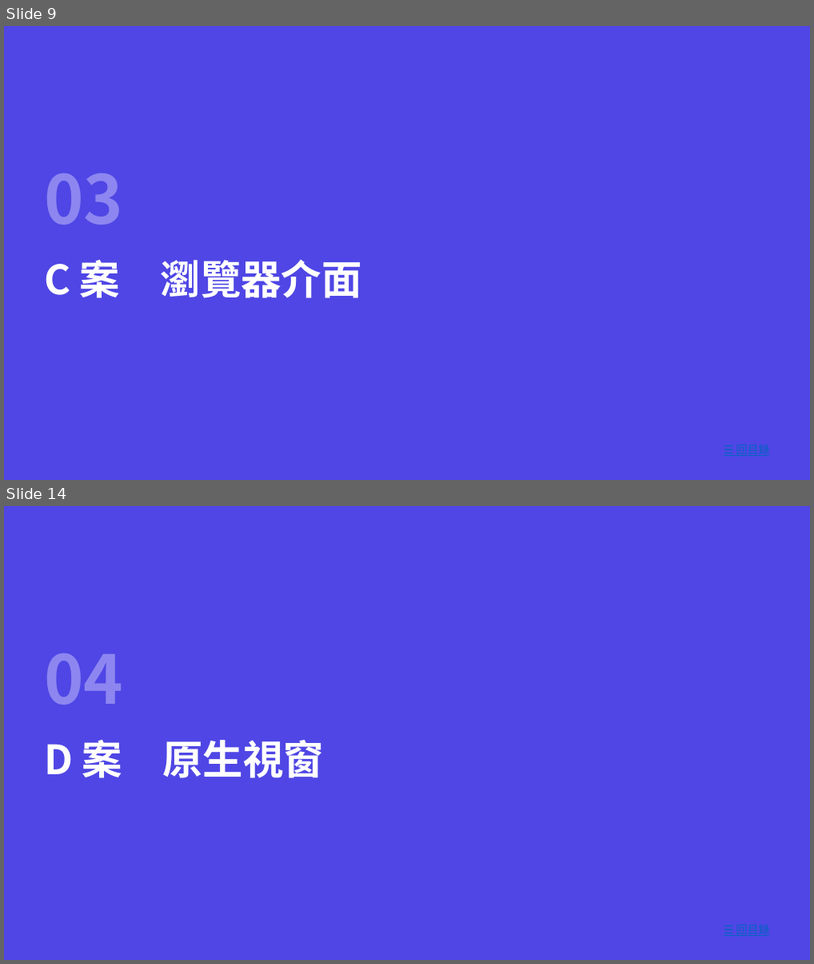
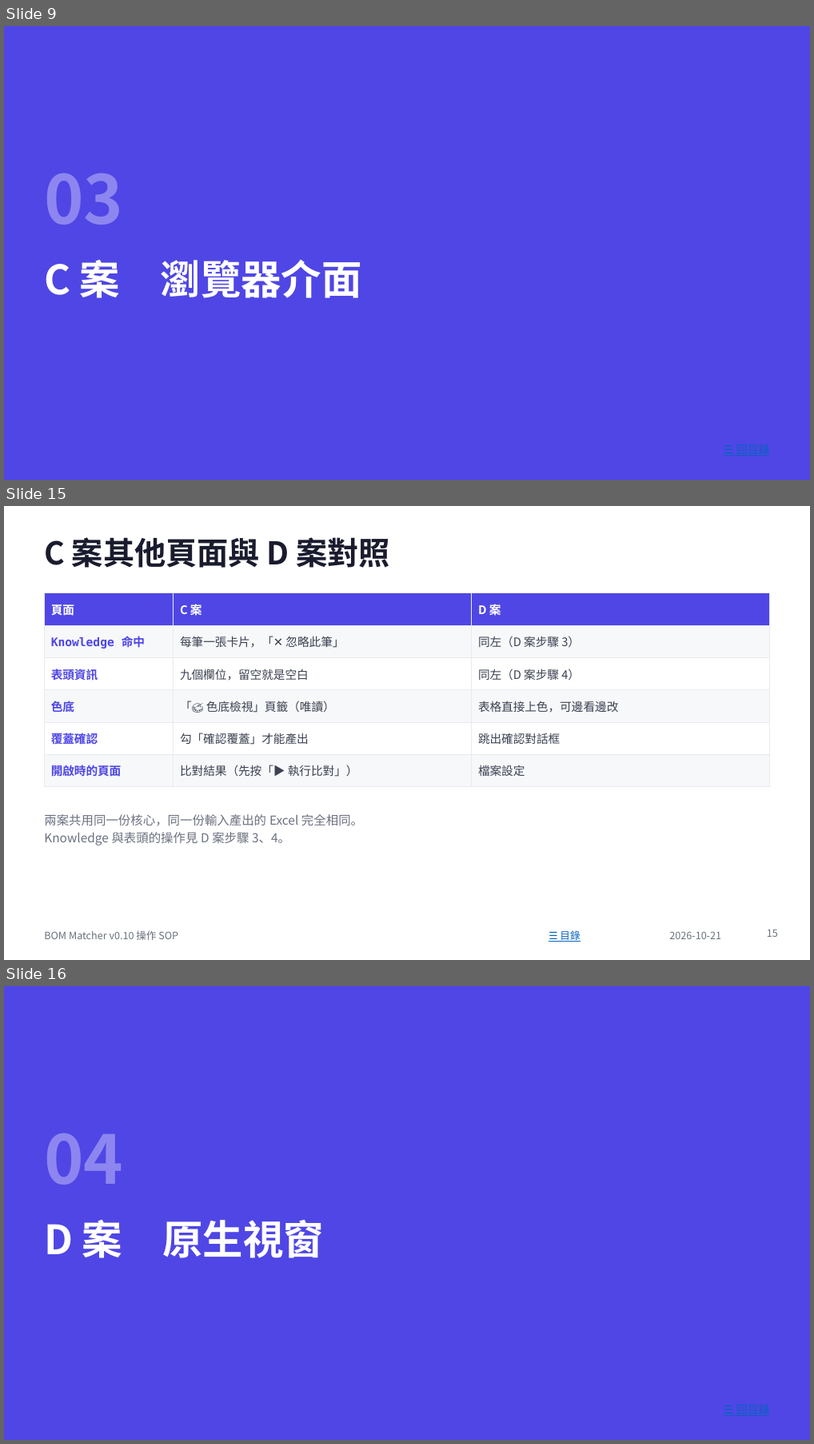
Before and after one commit to jenhochen/AI_BOM, a slide deck: docs/BOM_Matcher_v0.10_操作SOP.pptx. Shown one above the other, each under a label of ours: slides 9 and 14 before the commit, slides 9, 15 and 16 after it; the slides between them are not shown. The pictures are 814x964 and 814x1444 pixels, drawn with LibreOffice and Linux fonts; fonts in the diff are those of the drawing. Boxes give left, top, right and bottom in pixels: in the first picture for what was removed or moved away, otherwise in the second. Text is boxed around its words. In the diff, an @@ line names an element or a change of style, - is before the commit and + after.

```diff
--- a/docs/BOM_Matcher_v0.10_操作SOP.pptx
+++ b/docs/BOM_Matcher_v0.10_操作SOP.pptx
@@ slide 15 added at box(4, 506, 810, 960), background #FFFFFF @@
@@ text added at box(44, 537, 390, 568), 28 pt, text #1A1C2E, bold @@
+C 案其他頁面與 D 案對照
@@ table added at box(44, 593, 770, 780), 6 rows, 3 columns @@
+頁面 | C 案 | D 案
+Knowledge 命中 | 每筆一張卡片，「✕ 忽略此筆」 | 同左（D 案步驟 3）
+表頭資訊 | 九個欄位，留空就是空白 | 同左（D 案步驟 4）
+色底 | 「🎨 色底檢視」頁籤（唯讀） | 表格直接上色，可邊看邊改
+覆蓋確認 | 勾「確認覆蓋」才能產出 | 跳出確認對話框
+開啟時的頁面 | 比對結果（先按「▶ 執行比對」） | 檔案設定
@@ text added at box(44, 814, 363, 845), 11 pt, text #6B7180 @@
+兩案共用同一份核心，同一份輸入產出的 Excel 完全相同。
+Knowledge 與表頭的操作見 D 案步驟 3、4。
@@ text added at box(44, 930, 178, 940), 9 pt, text #6B7180 @@
+BOM Matcher v0.10 操作 SOP
@@ text added at box(560, 930, 580, 941), 9 pt, text #0563C1, underline @@
+☰ 目錄
@@ text added at box(670, 931, 722, 939), 9 pt, text #6B7180 @@
+2026-10-21
@@ page number added at box(767, 929, 778, 936), 9 pt, text #6B7180 @@
+15
@@ what was slide 14 is now slide 16 @@
```
Also in this commit, not shown: 23 slides changed, 1 other slide added, 21 other files.
